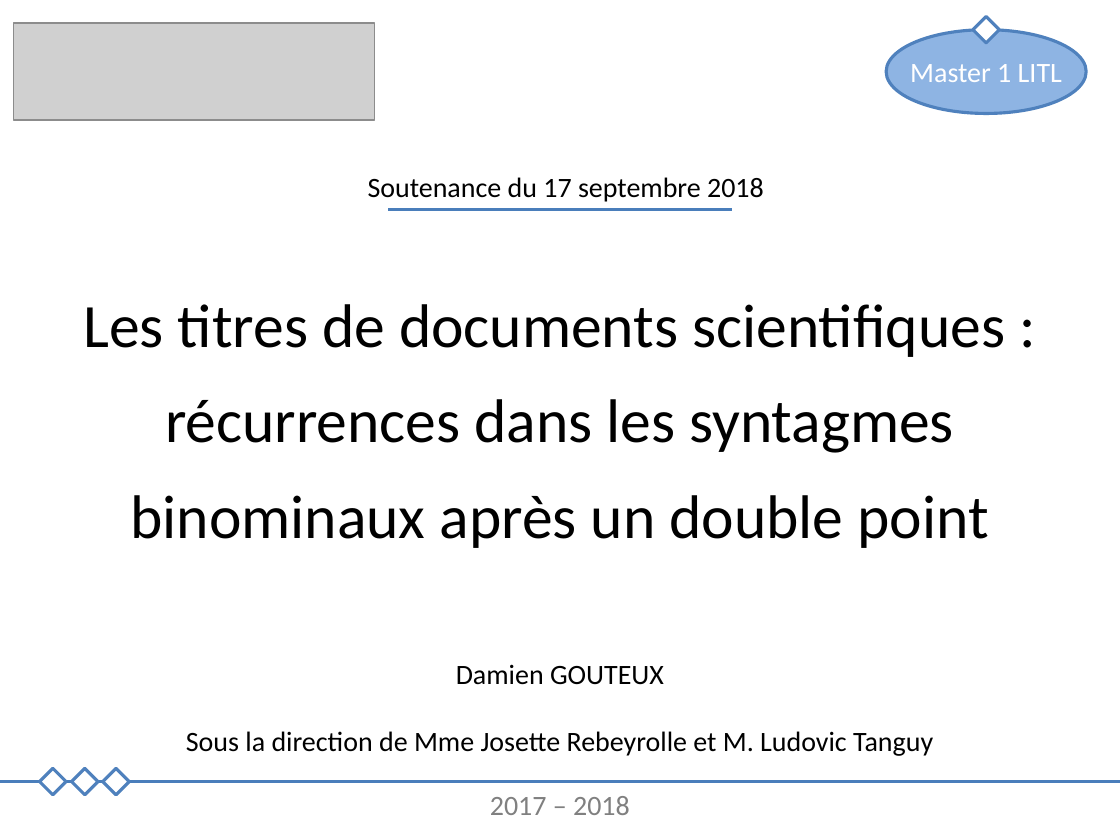
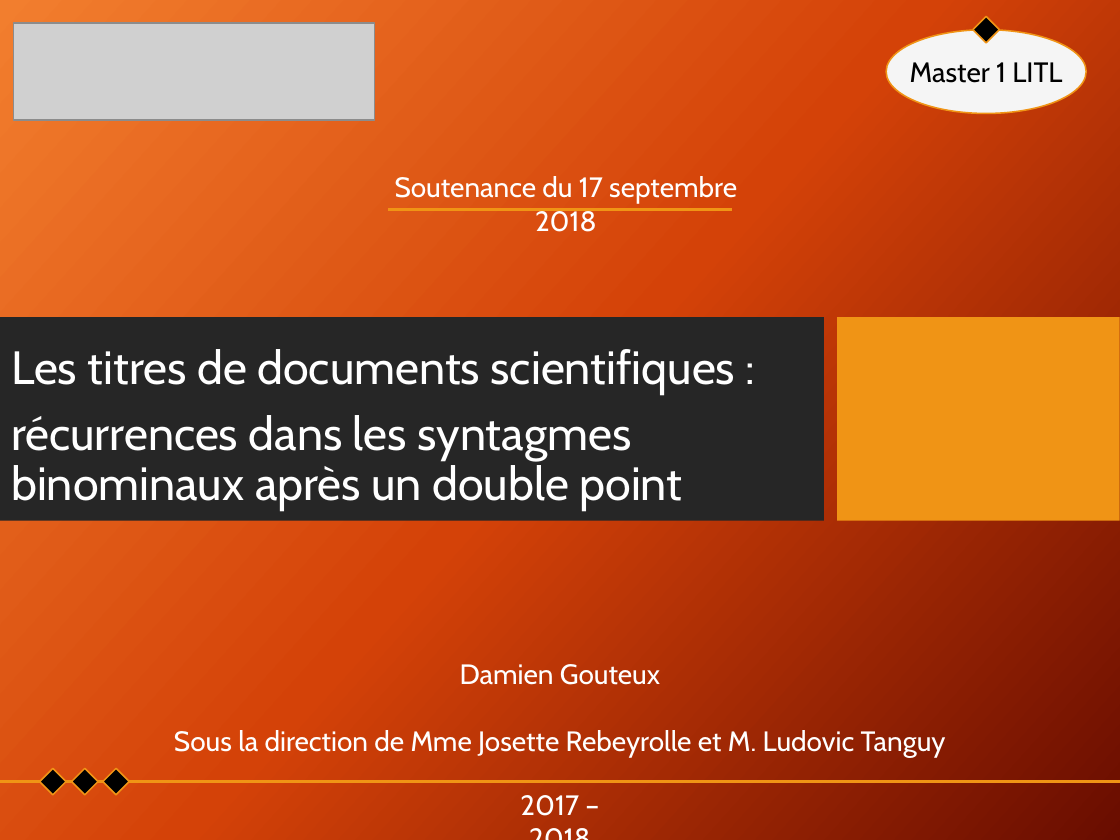
Before and after one commit to Xitog/tal, a slide deck: slide 1 of dossiers/Final - Présentation Projet de recherche.pptx. Drawn at 1120x840 pixels with LibreOffice and Linux fonts; fonts in the diff are those of the drawing; grey boxes stand for pictures; background and template pictures are left out. Boxes give left, top, right and bottom in pixels: in the first picture for what was removed or moved away, otherwise in the second. Text is boxed around its words. In the diff, an @@ line names an element or a change of style, - is before the commit and + after.

```diff
--- a/dossiers/Final - Présentation Projet de recherche.pptx
+++ b/dossiers/Final - Présentation Projet de recherche.pptx
@@ background #FFFFFF to picture (left out) @@
@@ fill #FFFFFF to #000000; outline #4F81BD 2 pt to #F09415 1 pt in 4 elements at [39,768,66,795], [72,768,99,795], [103,768,130,795], [973,17,1000,44] @@
@@ ellipse at [886,30,1086,114]: fill #8EB4E3 to #F5F5F5; outline #4F81BD 2 pt to #F09415 1 pt @@
@@ text "Master 1 LITL" at [910,62,1062,83]: font Calibri to Cabin, text colour #FFFFFF to #000000 @@
@@ text "Soutenance du 17 septembre 2018" at [395,176,737,232]: font Calibri to Cabin, text colour #000000 to #FFFFFF @@
@@ line (388, 209) - (732, 209): stroke #4B7EBC 1.5 pt to #F09415 1.5 pt @@
@@ title "Les titres de documents scientifiques ..." at [11,349,736,512]: vertical alignment middle to bottom @@
@@ rectangle added at [0,317,824,521], fill #262626 @@
@@ rectangle added at [837,317,1119,521], fill #F09415 @@
@@ title at [11,349,736,512]: text changed; size 39.6 to 30 pt; font Calibri to Cabin; text colour #000000 to #FFFFFF @@
-Les titres de documents scientifiques :
-c
-récurrences dans les syntagmes
-c
-binominaux après un double point
+Les titres de documents scientifiques :
+c
+récurrences dans les syntagmes
+binominaux après un double point
@@ text at [174,664,946,758]: text changed; font Calibri to Cabin; text colour #000000 to #FFFFFF @@
-Damien GOUTEUX
-Sous la direction de Mme Josette Rebeyrolle et M. Ludovic Tanguy
+Damien Gouteux
+Sous la direction de Mme Josette Rebeyrolle et M. Ludovic Tanguy
@@ line (0, 782) - (1120, 782): stroke #4B7EBC 1.5 pt to #F09415 1.5 pt @@
@@ text "2017 – 2018" at [520,795,579,816]: font Calibri to Cabin, text colour #808080 to #FFFFFF @@
```
Also in this commit, not shown: 1 other slide changed, 15 slides added, 1 slide removed.
